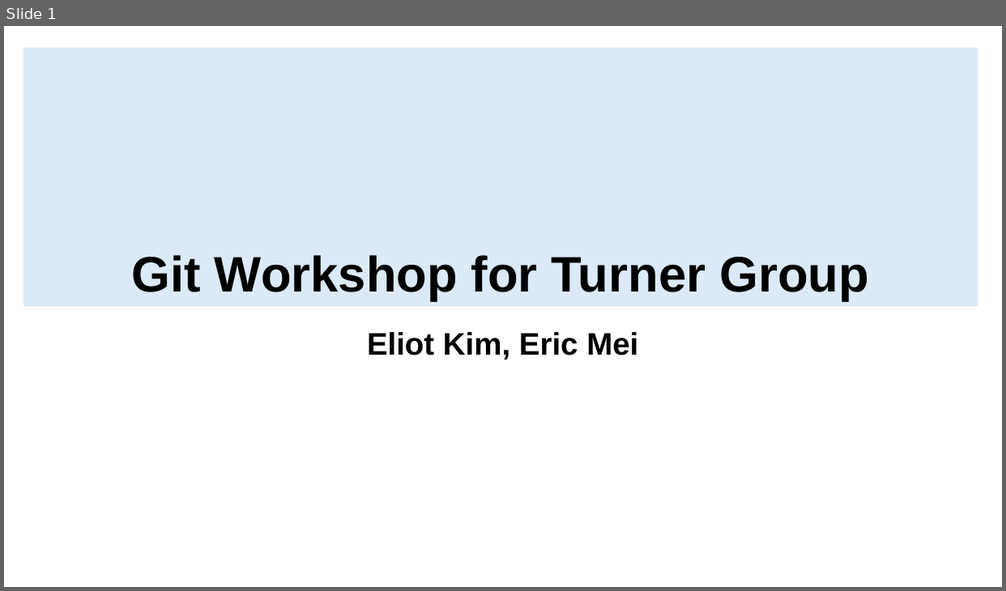
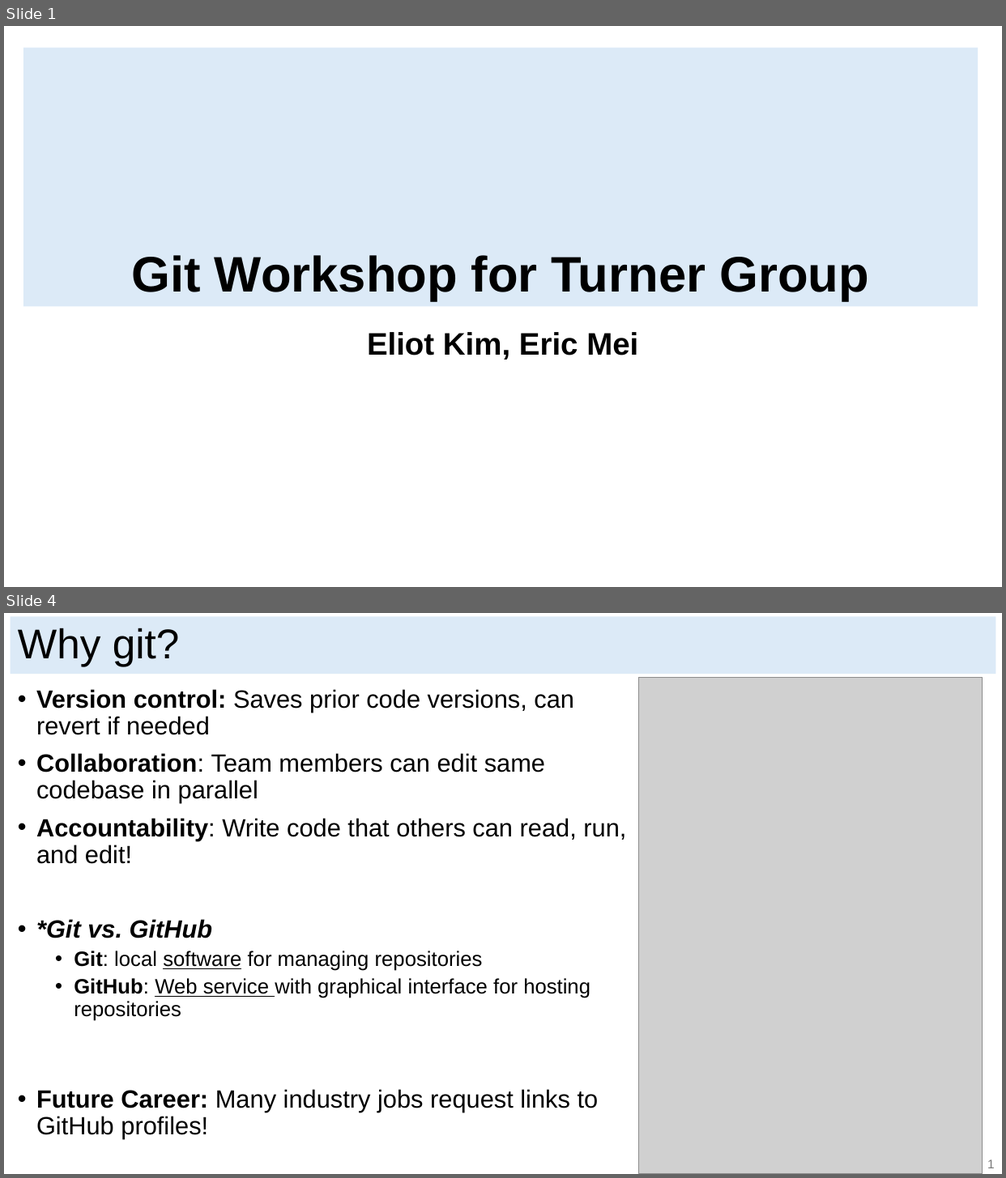
Before and after one commit to ericjmei/git_python_workshop, a slide deck: slides/git_slides.pptx. Shown one above the other, each under a label of ours: slide 1 before the commit, slides 1 and 4 after it; the slides between them are not shown. The pictures are 1006x591 and 1006x1178 pixels, drawn with LibreOffice and Linux fonts; fonts in the diff are those of the drawing; grey boxes stand for pictures. Boxes give left, top, right and bottom in pixels: in the first picture for what was removed or moved away, otherwise in the second. Text is boxed around its words. In the diff, an @@ line names an element or a change of style, - is before the commit and + after.

Commit message:
Added text to git intro slides.

```diff
--- a/slides/git_slides.pptx
+++ b/slides/git_slides.pptx
@@ slide 4 added at <box>4,613,1002,1174</box>, background #FFFFFF @@
@@ rectangle added at <box>10,617,996,675</box>, fill #DCEAF7, 40 pt, text #000000 @@
+Why git?
@@ picture added at <box>639,677,982,1174</box> @@
@@ text added at <box>36,689,626,1139</box>, 24 pt, text #000000 @@
+• Version control: Saves prior code versions, can revert if needed
+• Collaboration: Team members can edit same codebase in parallel
+• Accountability: Write code that others can read, run, and edit!
+• *Git vs. GitHub
+  • Git: local software for managing repositories
+  • GitHub: Web service with graphical interface for hosting repositories
+• Future Career: Many industry jobs request links to GitHub profiles!
@@ text added at <box>987,1160,995,1169</box>, 12 pt, text #797979 @@
+1
```
Also in this commit, not shown: 5 slides changed, 1 other slide added.
